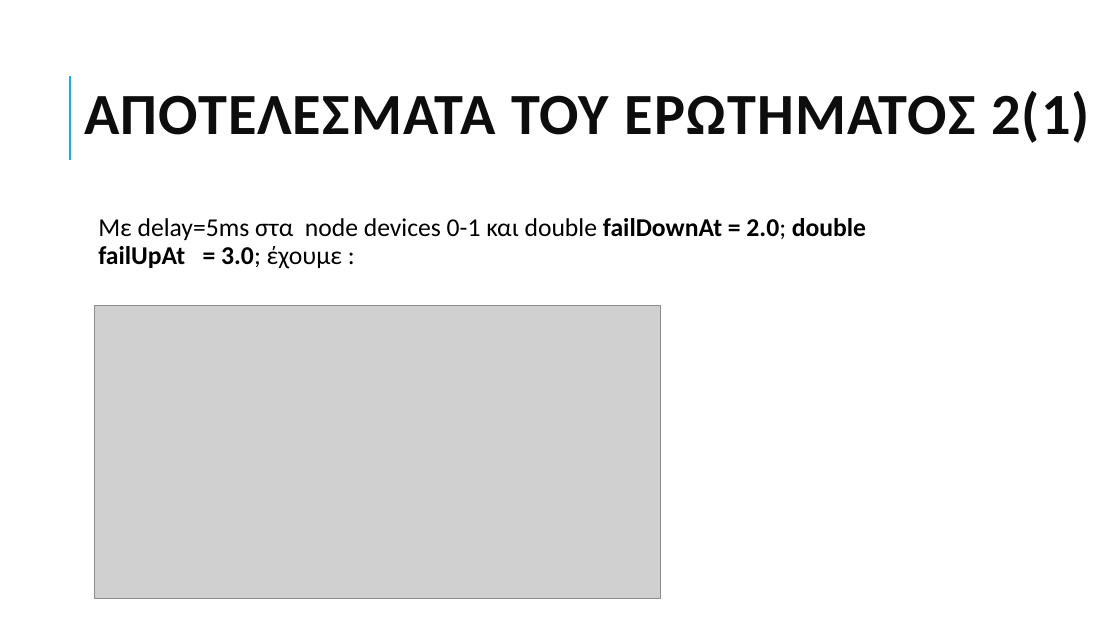
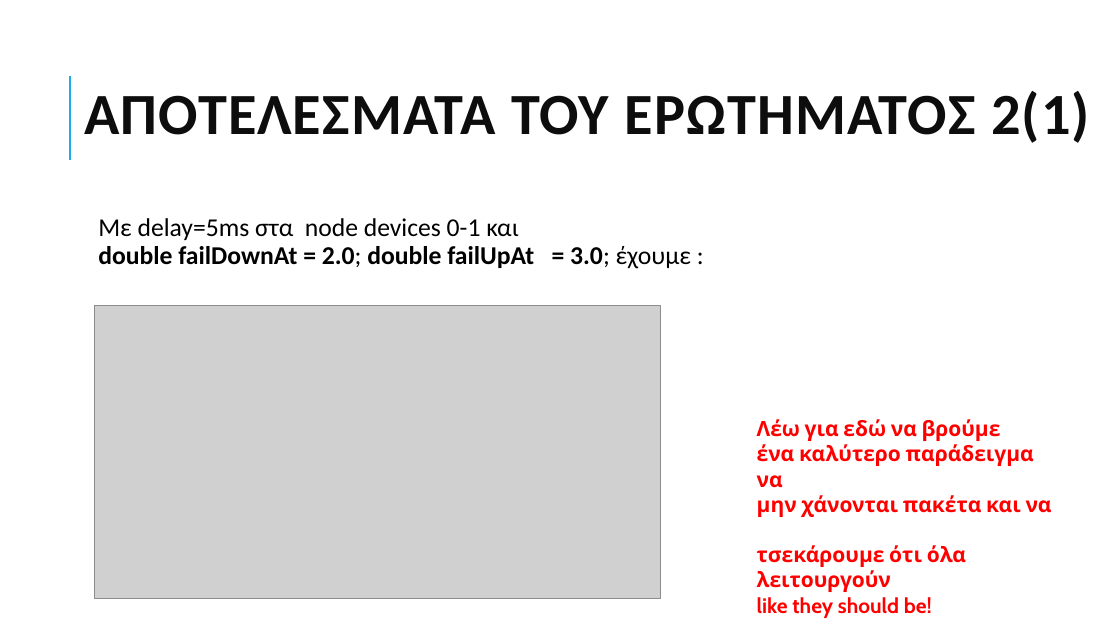
Before and after one commit to grgmyl/Ns3Project, a slide deck: slide 10 of Presentations/Ns-3_presentation_F.pptx. Drawn at 1120x630 pixels with LibreOffice and Linux fonts; fonts in the diff are those of the drawing; grey boxes stand for pictures. Boxes give left, top, right and bottom in pixels: in the first picture for what was removed or moved away, otherwise in the second. Text is boxed around its words. In the diff, an @@ line names an element or a change of style, - is before the commit and + after.

```diff
--- a/Presentations/Ns-3_presentation_F.pptx
+++ b/Presentations/Ns-3_presentation_F.pptx
@@ text "Με delay=5ms στα node devices ..." at [98, 218, 691, 269]: bold on in "double" @@
@@ text added at [757, 419, 1052, 618], 18 pt, text #FF0000, bold @@
+Λέω για εδώ να βρούμε
+ένα καλύτερο παράδειγμα να
+μην χάνονται πακέτα και να
+τσεκάρουμε ότι όλα λειτουργούν
+like they should be!
```
Also in this commit, not shown: 8 other slides changed, 2 slides added.
